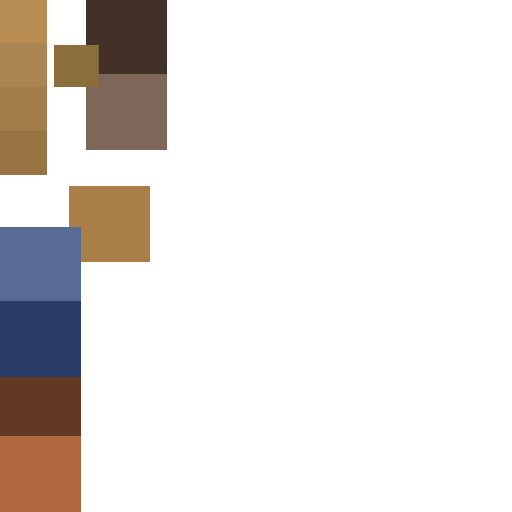
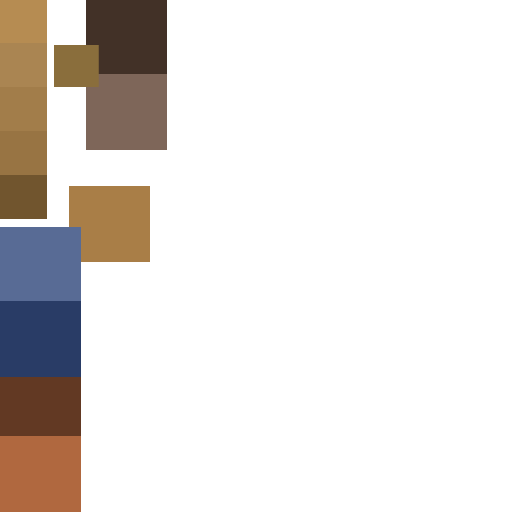
Layer changes from the first 512 × 512 image to the second:
added layer "Layer 1 copy 12" above "Layer 1 copy 11" over [0, 175, 47, 219]
